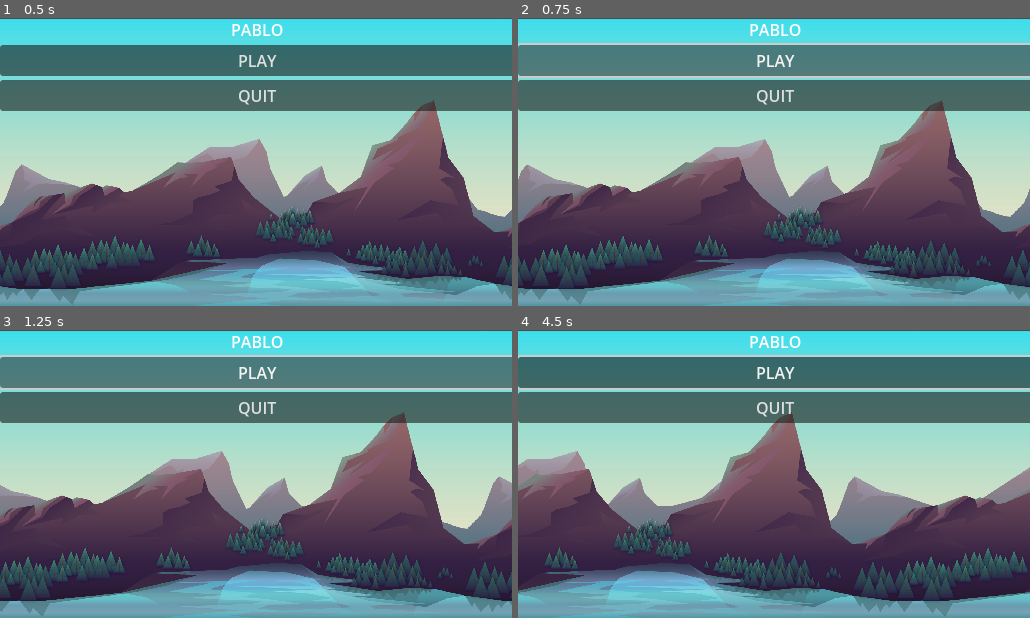
Above: before the commit, frames 1-4 (two rows, left to right).
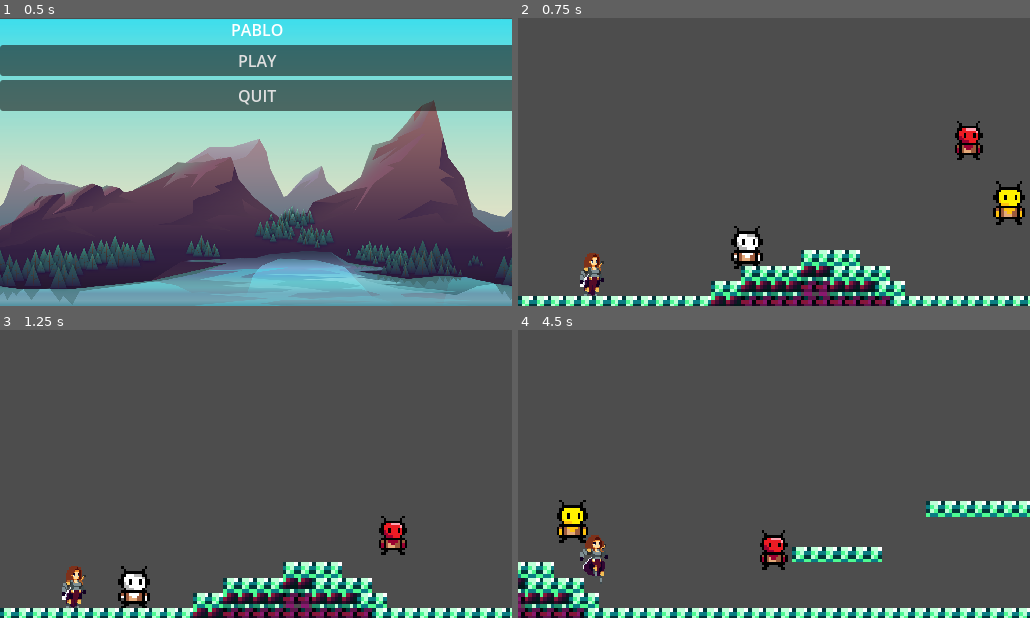
Above: after the commit, the same moments.

Repository: BaoQui/Pablo-s-Adventure
Game: Godot game, scene res://main_menu.tscn
The game is run twice, just before and just after one commit, with the same random seed, the same clock (stepped at 60 frames per second) and the same inputs.
Inputs (mouse positions are in pixels of both pictures, inside the frame that each line leads up to):
- Up to frame 1 (0.5 s): no input
- Up to frame 2 (0.75 s): click "PLAY" at 0.5 s
- Up to frame 3 (1.25 s): no input
- Up to frame 4 (4.5 s): click (774, 373) at 1.25 s, where only the run before the commit has a clickable "PLAY"; tap Enter (ui_accept) at 2, 2.27, 3.02 s; move the mouse to (886, 459) at 2.02 s; hold Right (ui_right) 2.03-3.53 s; move the mouse to (671, 488) at 2.77 s; move the mouse to (825, 410) at 3.52 s; hold Left (ui_left) 3.53-4.28 s; move the mouse to (748, 531) at 4.27 s; hold Right (ui_right) from 4.28 s (still down)

Frame 1 is identical in both runs. In frame 2, 94% of the frame differs, in the area x 0-100%, y 0-100%; in frame 3, 94%; in frame 4, 94%.

Commit message:
Update main_menu.gd

Diff:
--- a/main_menu.gd
+++ b/main_menu.gd
@@ -1,7 +1,7 @@
 extends Control
 
 func _on_play_pressed():
-	get_tree().change_scene_to_file("res://player.tscn")
+	get_tree().change_scene_to_file("res://Level.tscn")
 
 func _on_quit_pressed():
 	get_tree().quit()
